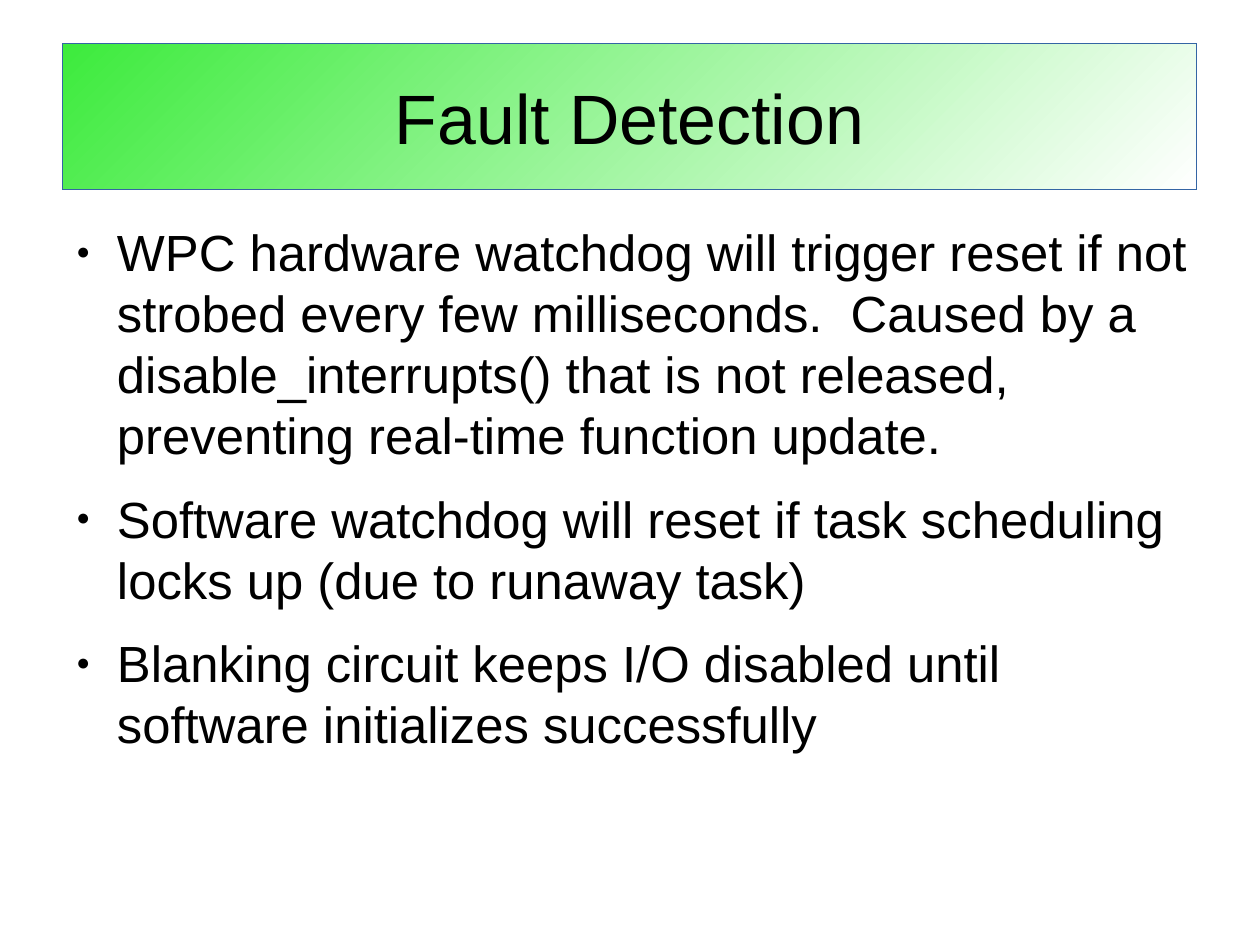
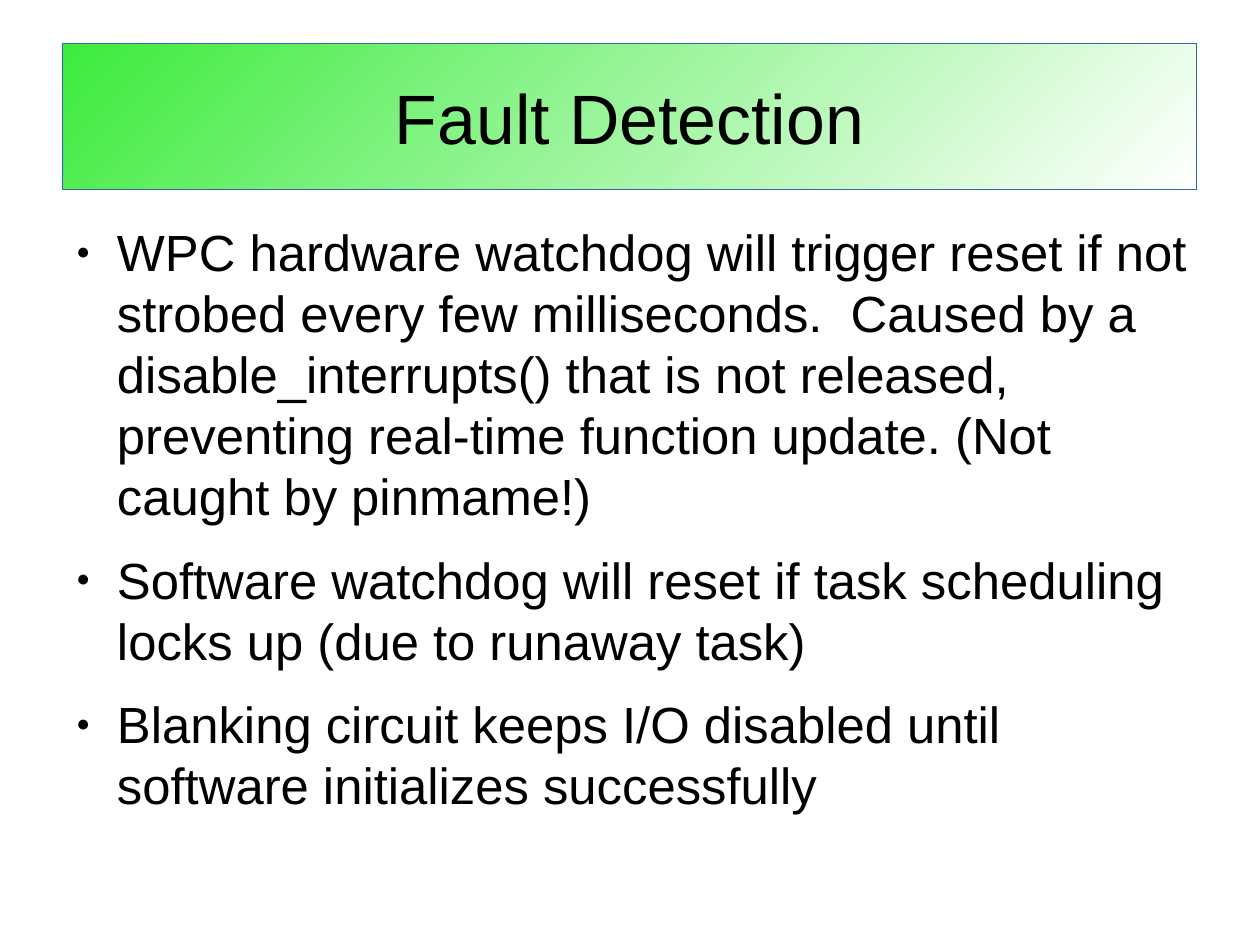
Before and after one commit to SonnyJim/freewpc, a slide deck: slide 27 of doc/freewpc.odp (slide 26 before the commit). Drawn at 1260x945 pixels with LibreOffice and Linux fonts; fonts in the diff are those of the drawing. Boxes give left, top, right and bottom in pixels: in the first picture for what was removed or moved away, otherwise in the second. Text is boxed around its words. In the diff, an @@ line names an element or a change of style, - is before the commit and + after.

```diff
--- a/doc/freewpc.odp
+++ b/doc/freewpc.odp
@@ text at <box>117,234,1187,526</box>: text changed @@
-● WPC hardware watchdog will trigger reset if not strobed every few milliseconds. Caused by a disable_interrupts() that is not released, preventing real-time function update.
+● WPC hardware watchdog will trigger reset if not strobed every few milliseconds. Caused by a disable_interrupts() that is not released, preventing real-time function update. (Not caught by pinmame!)
```
Also in this commit, not shown: 13 other slides changed, 2 slides added.
